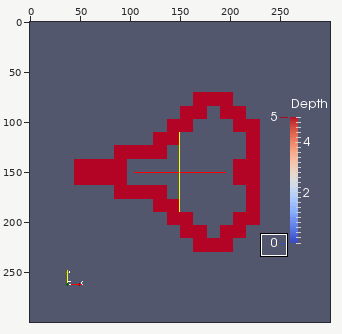
Sprite sheet: Baseline/ExtractLevel.png. Above: a wide view before the commit, with the close-up outlined.
Close-up. The starting point:
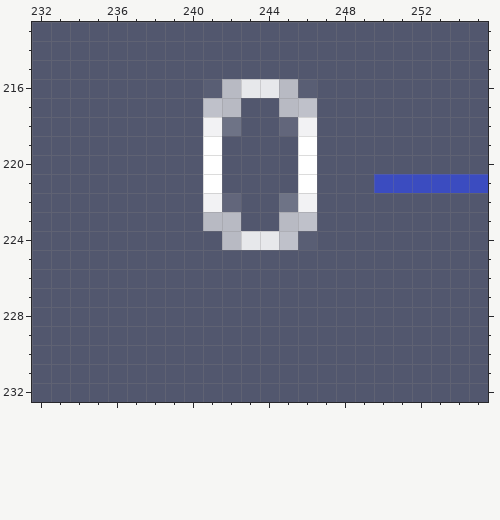
The file is 300x300 pixels. Colours within 5 levels of each other are drawn and written as one. Shown: x 232..255, y 213..232. The commit also changed other parts of the picture, which this record leaves out.
New version:
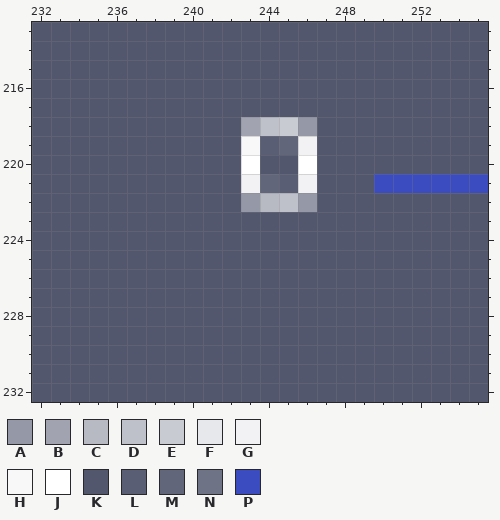
Palette (. is transparent): A #9598a6  B #a1a3b0  C #b8bac3  D #bfc1ca  E #c9cbd2  F #e7e8eb  G #f2f2f4  H #f8f8f9  J #ffffff  K #52576e  L #595e74  M #62667b  N #6e7386  P #3b4cc0
From old to new:
y 216: x 241..246 LCFFCL -> KKKKKK
y 217: x 241..242 DC -> KK; x 245..246 CD -> KK
y 218: x 241..246 GNKKMG -> KKBDEA
y 219: x 241 J -> K; x 243..246 KKKJ -> HLMG
y 220: x 241 J -> K; x 243 K -> J
y 221: x 241 J -> K; x 243..246 KKKJ -> GMLG
y 222: x 241..246 GMKKNG -> KKACDA
y 223: x 241..242 CC -> KK; x 245..246 CD -> KK
y 224: x 242..246 CFFDL -> KKKKK
